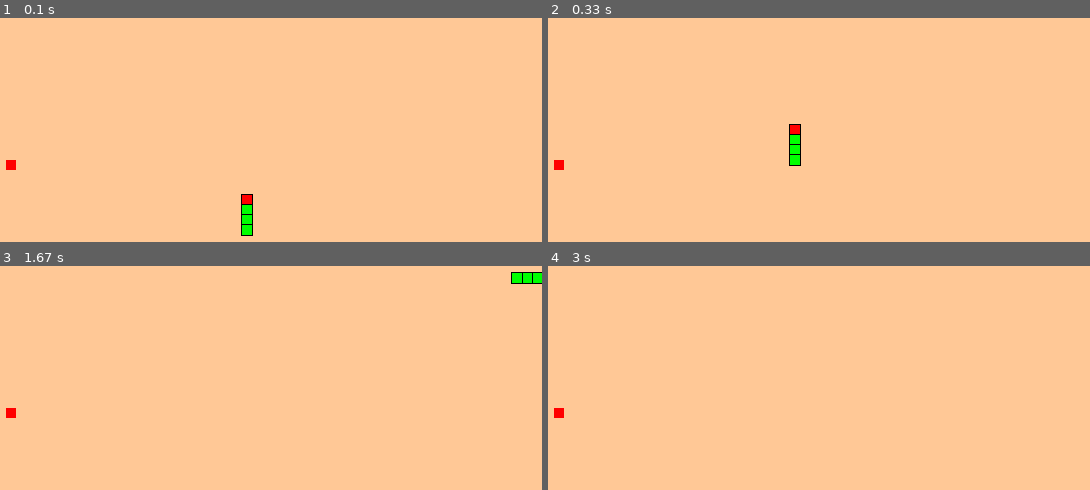
Above: before the commit, frames 1-4 (two rows, left to right).
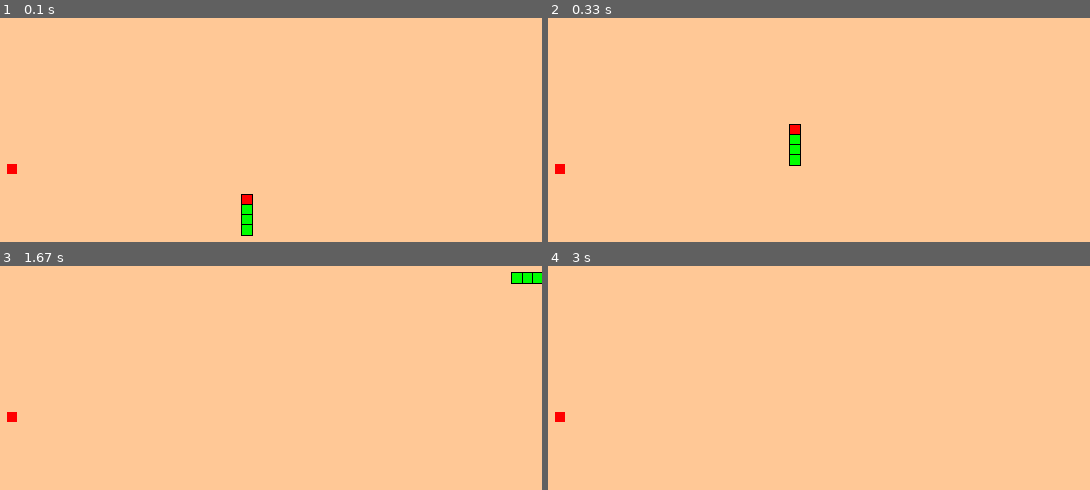
Above: after the commit, the same moments.

Repository: PatrikElias2/Projects
Game: pygame game, started from Python Projects/Snake game - Pygame/game.py
Same seed, same stepped clock (60 frames per second), same inputs: the game is played once before the commit and once after it.
Inputs:
- Up to frame 1 (0.1 s): no input
- Up to frame 2 (0.33 s): no input
- Up to frame 3 (1.67 s): hold Right 0.33-0.8 s; hold Up 0.83-1.13 s; hold Right 1.17-1.63 s
- Up to frame 4 (3 s): no input

The runs differ from the first frame. In frame 1, less than 0.1% of the frame differs, in the area x 1-4%, y 63-70%; in frame 2, less than 0.1%; in frame 3, less than 0.1%; in frame 4, less than 0.1%.

Commit message:
Added key handlers and move function for snake movement

Diff:
--- a/Python Projects/Snake game - Pygame/game.py
+++ b/Python Projects/Snake game - Pygame/game.py
@@ -62,8 +62,7 @@
 
     def random_position(self):
         # Logic to get a random position
-        grid_size = 10
-        max_position = 600 - grid_size
+        max_position = 600
         while True:
             x = random.randint(0, max_position)
             y = random.randint(0, max_position)
